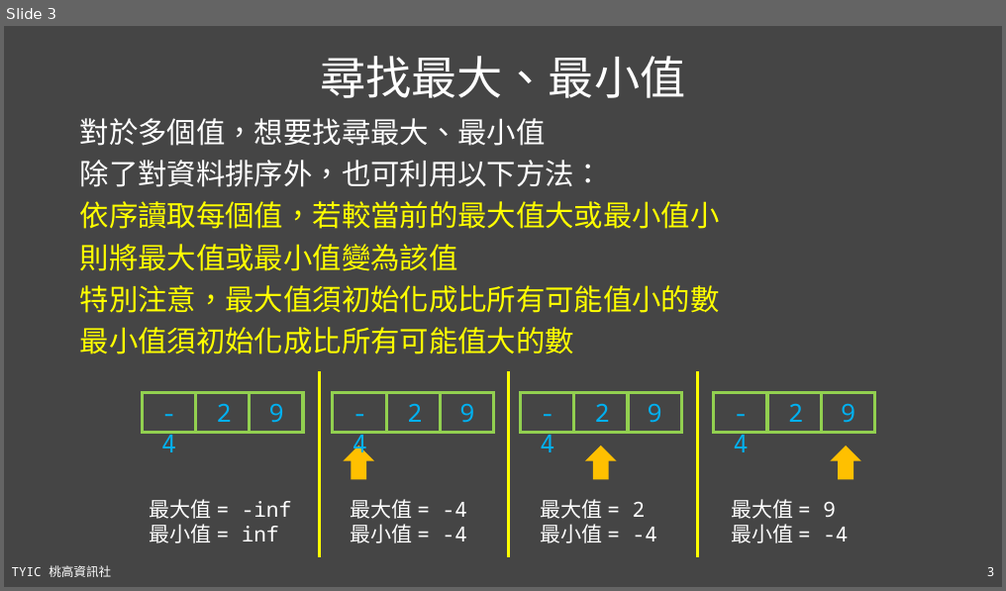
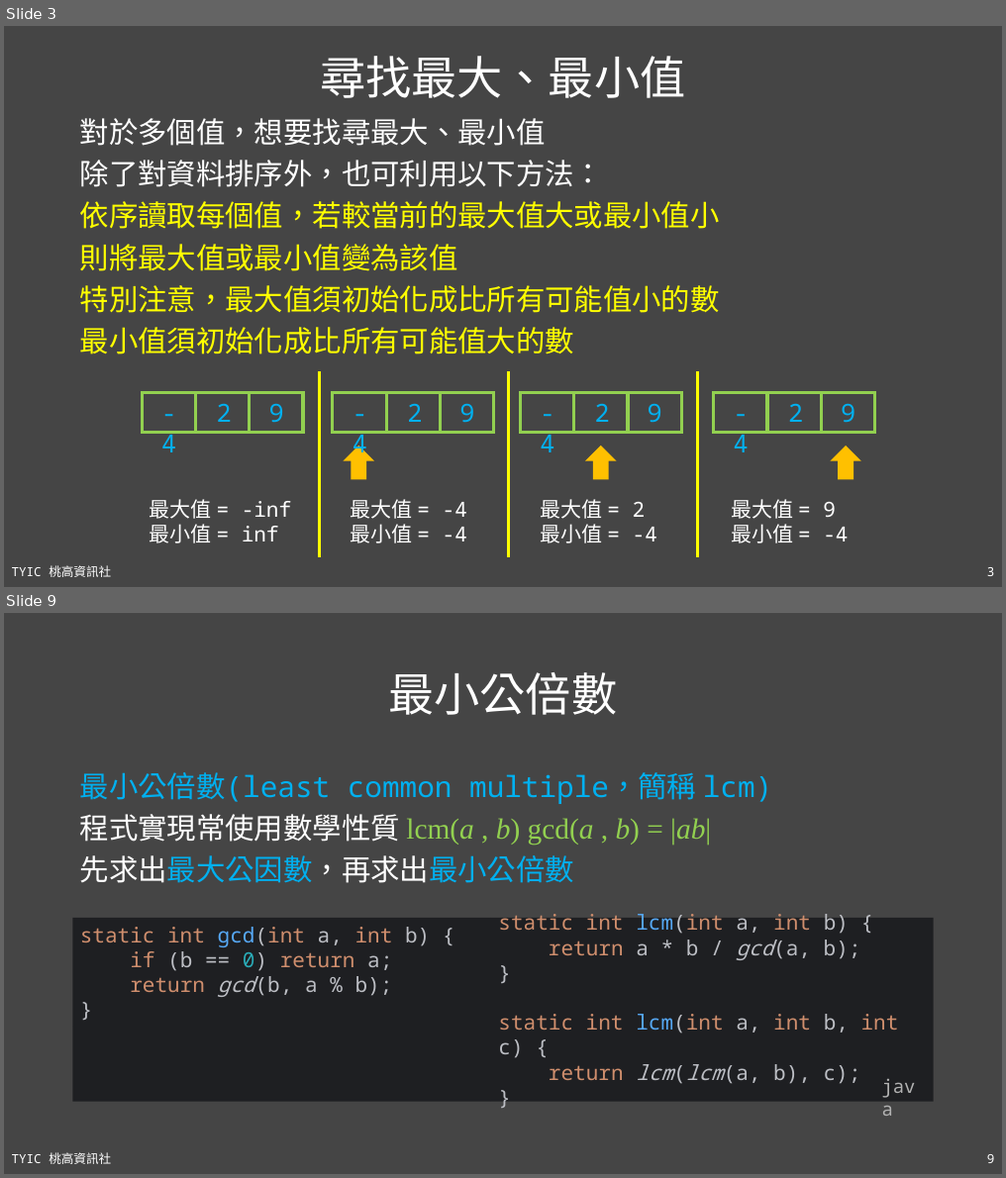
Before and after one commit to TYSHIC/slides, a slide deck: ppt/90_基礎資料結構與演算法.pptx. Shown one above the other, each under a label of ours: slide 3 before the commit, slides 3 and 9 after it; the slides between them are not shown. The pictures are 1006x591 and 1006x1178 pixels, drawn with LibreOffice and Linux fonts; fonts in the diff are those of the drawing. Boxes give left, top, right and bottom in pixels: in the first picture for what was removed or moved away, otherwise in the second. Text is boxed around its words. In the diff, an @@ line names an element or a change of style, - is before the commit and + after.

```diff
--- a/ppt/90_基礎資料結構與演算法.pptx
+++ b/ppt/90_基礎資料結構與演算法.pptx
@@ slide 9 added at box(4, 613, 1002, 1174), background #454545; not listed: 2 template elements that a slide beside it also shows @@
@@ title added at box(388, 672, 617, 715), 44 pt, text #FFFFFF @@
+最小公倍數
@@ text added at box(80, 772, 772, 883), 28 pt, text #00B0F0 @@
+最小公倍數(least common multiple，簡稱 lcm)
+程式實現常使用數學性質 lcm(a , b) gcd(a , b) = |ab|
+先求出最大公因數，再求出最小公倍數
@@ group added at box(73, 918, 934, 1102): 3 rectangles, 1 text @@
+static int gcd(int a, int b) {
+if (b == 0) return a;
+return gcd(b, a % b);
+}
+static int lcm(int a, int b) {
+return a * b / gcd(a, b);
+}
+static int lcm(int a, int b, int c) {
+return lcm(lcm(a, b), c);
+}
+java
```
Also in this commit, not shown: 3 slides changed, 6 other slides added, 10 other files.
